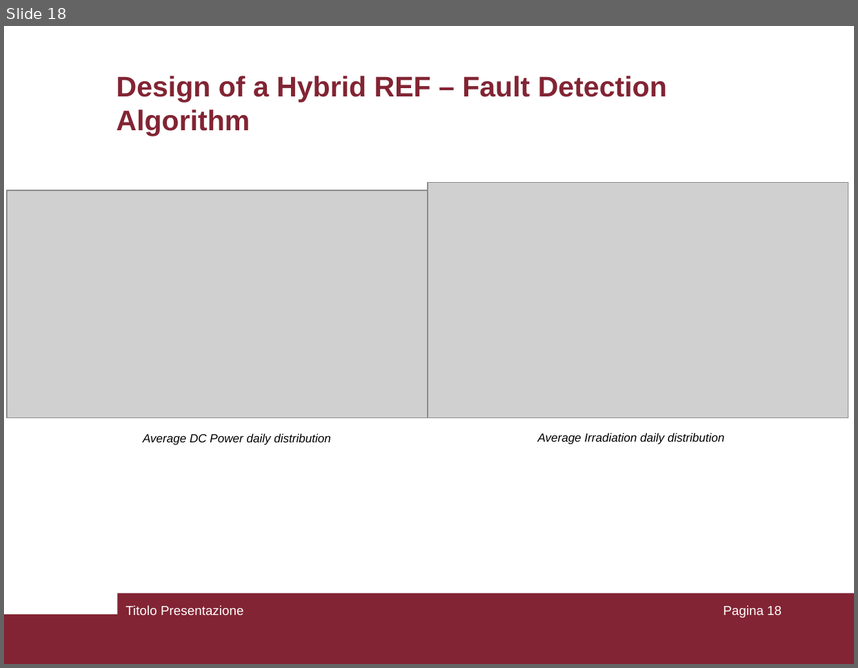
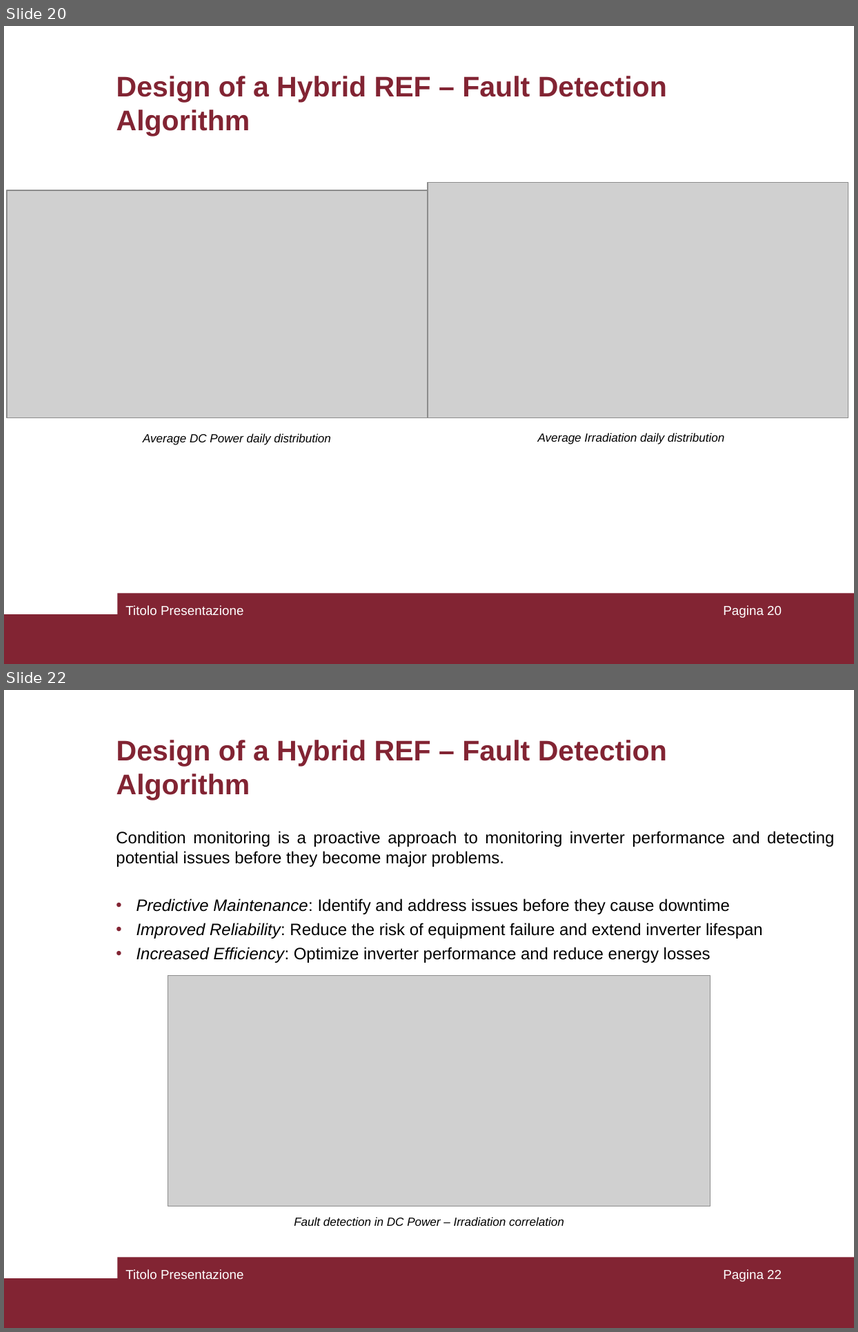
Before and after one commit to pierlucaanania/ResilienceEngineering4Minigrid_Africa, a slide deck: MSc Thesis/PresPptSapienza.ppt. Shown one above the other, each under a label of ours: slide 18 before the commit, slides 20 and 22 after it; the slides between them are not shown. The pictures are 858x668 and 858x1332 pixels, drawn with LibreOffice and Linux fonts; fonts in the diff are those of the drawing; grey boxes stand for pictures. Boxes give left, top, right and bottom in pixels: in the first picture for what was removed or moved away, otherwise in the second. Text is boxed around its words. In the diff, an @@ line names an element or a change of style, - is before the commit and + after.

```diff
--- a/MSc Thesis/PresPptSapienza.ppt
+++ b/MSc Thesis/PresPptSapienza.ppt
@@ slide 22 added at [4, 690, 854, 1328], background #FFFFFF; not listed: 2 template elements that a slide beside it also shows @@
@@ title added at [116, 740, 667, 800], 24 pt, text #822433, bold @@
+Design of a Hybrid REF – Fault Detection Algorithm
@@ text added at [116, 831, 834, 963], 14 pt, text #000000 @@
+Condition monitoring is a proactive approach to monitoring inverter performance and detecting potential issues before they become major problems.
+• Predictive Maintenance: Identify and address issues before they cause downtime
+• Improved Reliability: Reduce the risk of equipment failure and extend inverter lifespan
+• Increased Efficiency: Optimize inverter performance and reduce energy losses
@@ picture added at [168, 976, 711, 1206] @@
@@ text added at [294, 1216, 564, 1225], 10 pt, text #000000, italic @@
+Fault detection in DC Power – Irradiation correlation
@@ text added at [125, 1269, 243, 1279], 11 pt, text #FFFFFF @@
+Titolo Presentazione
@@ page number added at [723, 1269, 782, 1281], 11 pt, text #FFFFFF @@
+Pagina 22
@@ what was slide 18 is now slide 20 @@
@@ page number at [723, 605, 782, 617]: text changed @@
-Pagina 18
+Pagina 20
```
Also in this commit, not shown: 1 slide changed, 4 other slides added.
